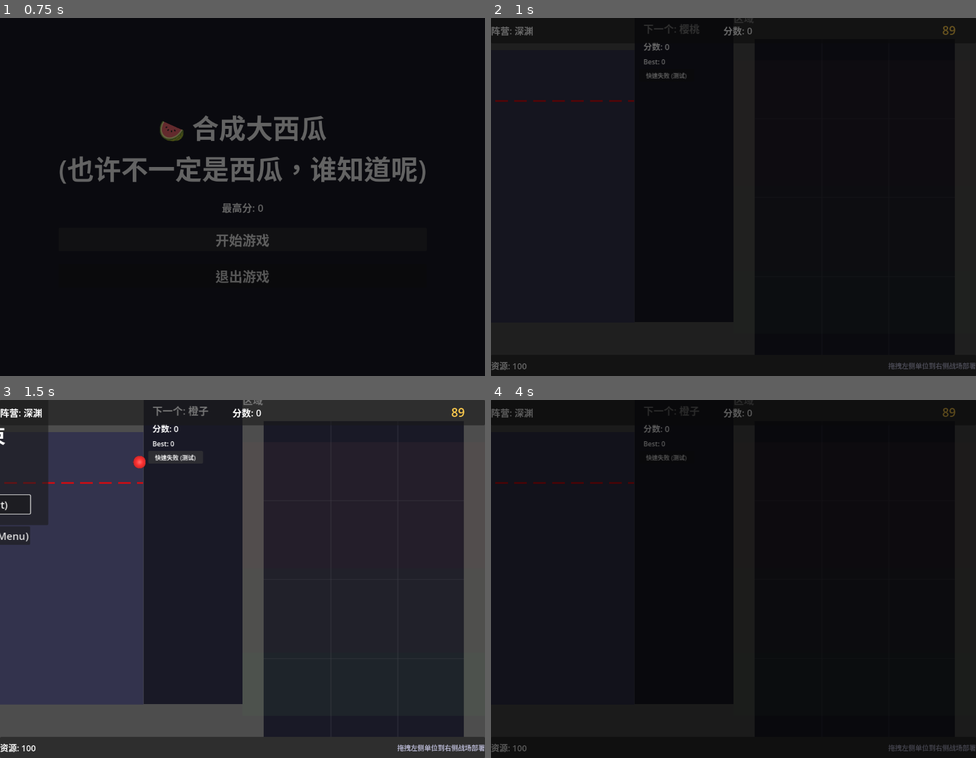
Above: before the commit, frames 1-4 (two rows, left to right).
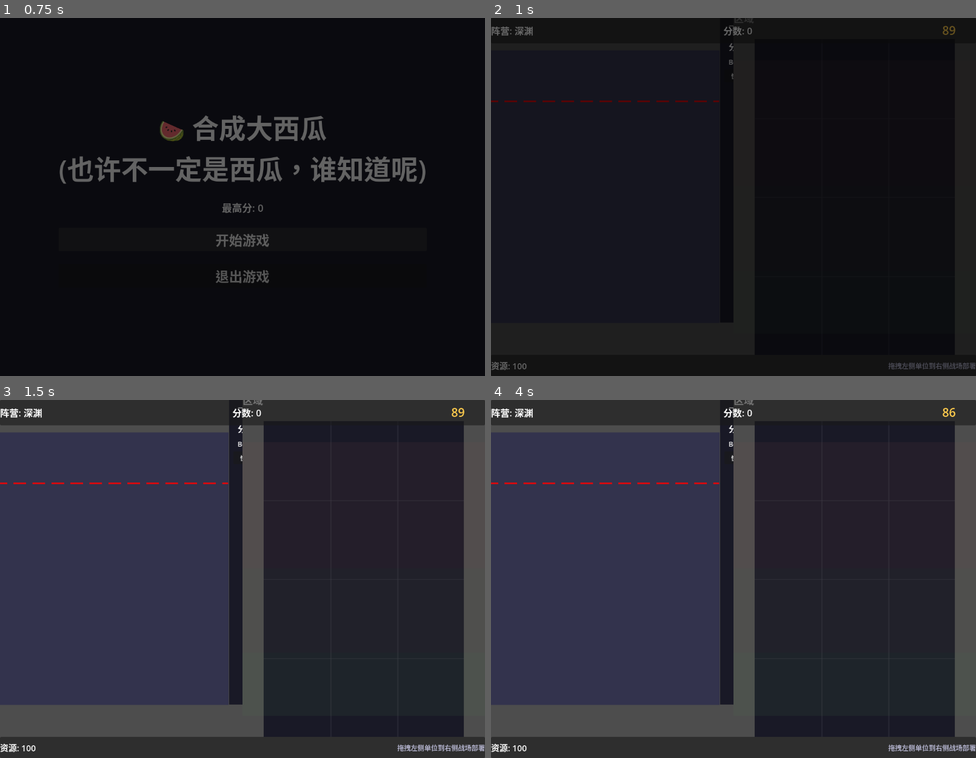
Above: after the commit, the same moments.

Repository: atom32/syn_melon
Game: Godot game, scene res://scenes/MainMenu.tscn
The game is run twice, just before and just after one commit, with the same random seed, the same clock (stepped at 60 frames per second) and the same inputs.
Inputs (mouse positions are in pixels of both pictures, inside the frame that each line leads up to):
- Up to frame 1 (0.75 s): click "开始游戏" at 0.5 s
- Up to frame 2 (1 s): no input
- Up to frame 3 (1.5 s): click "快速失败 (测试)" at 1.25 s
- Up to frame 4 (4 s): click "快速失败 (测试)" at 2 s; click "快速失败 (测试)" at 2.75 s; tap Enter at 3.5 s; move the mouse to (840, 561) at 3.52 s; tap R at 3.6 s; click (840, 561) at 3.67 s

Frame 1 is identical in both runs. In frame 2, 0.4% of the frame differs, in the area x 0-50%, y 1-24%; in frame 3, 17%; in frame 4, 99%, in the area x 0-100%, y 0-100%.

Commit message:
chore: update scene files and add UID files
- Add Godot-generated .uid files for autoload and scripts
- Update Main.tscn camera and UI positions for better layout
- Update BattleArea.tscn with unique_id attributes

Co-Authored-By: Claude Sonnet 4.6 <noreply@anthropic.com>

Diff:
--- a/scenes/BattleArea.tscn
+++ b/scenes/BattleArea.tscn
@@ -8,115 +8,105 @@
 [sub_resource type="RectangleShape2D" id="RectangleShape2D_hwall"]
 size = Vector2(523, 50)
 
-[node name="BattleArea" type="Node2D"]
+[node name="BattleArea" type="Node2D" unique_id=1097222553]
 script = ExtResource("1_battlearea")
 
-[node name="Camera2D" type="Camera2D" parent="."]
+[node name="Camera2D" type="Camera2D" parent="." unique_id=720740966]
 position = Vector2(287, 425)
-enabled = true
 
-[node name="LeftWall" type="StaticBody2D" parent="."]
+[node name="LeftWall" type="StaticBody2D" parent="." unique_id=685527518]
 position = Vector2(0, 425)
 collision_mask = 0
 
-[node name="CollisionShape2D" type="CollisionShape2D" parent="LeftWall"]
+[node name="CollisionShape2D" type="CollisionShape2D" parent="LeftWall" unique_id=250822249]
 position = Vector2(48, 0)
 shape = SubResource("RectangleShape2D_wall")
 
-[node name="RightWall" type="StaticBody2D" parent="."]
+[node name="RightWall" type="StaticBody2D" parent="." unique_id=2074726727]
 position = Vector2(575, 425)
 collision_mask = 0
 
-[node name="CollisionShape2D" type="CollisionShape2D" parent="RightWall"]
+[node name="CollisionShape2D" type="CollisionShape2D" parent="RightWall" unique_id=1890291840]
 position = Vector2(-499, 0)
 shape = SubResource("RectangleShape2D_wall")
 
-[node name="TopWall" type="StaticBody2D" parent="."]
+[node name="TopWall" type="StaticBody2D" parent="." unique_id=1669706944]
 position = Vector2(287, 50)
 collision_mask = 0
 
-[node name="CollisionShape2D" type="CollisionShape2D" parent="TopWall"]
+[node name="CollisionShape2D" type="CollisionShape2D" parent="TopWall" unique_id=1795802723]
 position = Vector2(-240, 0)
 shape = SubResource("RectangleShape2D_hwall")
 
-[node name="BottomWall" type="StaticBody2D" parent="."]
+[node name="BottomWall" type="StaticBody2D" parent="." unique_id=1651349456]
 position = Vector2(287, 800)
 collision_mask = 0
 
-[node name="CollisionShape2D" type="CollisionShape2D" parent="BottomWall"]
+[node name="CollisionShape2D" type="CollisionShape2D" parent="BottomWall" unique_id=1328808088]
 position = Vector2(-240, 0)
 shape = SubResource("RectangleShape2D_hwall")
 
-[node name="Background" type="ColorRect" parent="."]
+[node name="Background" type="ColorRect" parent="." unique_id=1243749571]
 offset_left = 50.0
 offset_top = 50.0
 offset_right = 525.0
 offset_bottom = 800.0
 color = Color(0.1, 0.1, 0.15, 1)
 
-[node name="GridLines" type="Node2D" parent="."]
+[node name="GridLines" type="Node2D" parent="." unique_id=563851550]
 position = Vector2(50, 50)
 
-[node name="HLine1" type="ColorRect" parent="GridLines"]
-offset_left = 0.0
+[node name="HLine1" type="ColorRect" parent="GridLines" unique_id=2016518505]
 offset_top = 187.5
 offset_right = 475.0
 offset_bottom = 190.0
 color = Color(0.2, 0.2, 0.25, 0.5)
 
-[node name="HLine2" type="ColorRect" parent="GridLines"]
-offset_left = 0.0
+[node name="HLine2" type="ColorRect" parent="GridLines" unique_id=672947462]
 offset_top = 375.0
 offset_right = 475.0
 offset_bottom = 377.5
 color = Color(0.2, 0.2, 0.25, 0.5)
 
-[node name="HLine3" type="ColorRect" parent="GridLines"]
-offset_left = 0.0
+[node name="HLine3" type="ColorRect" parent="GridLines" unique_id=406855848]
 offset_top = 562.5
 offset_right = 475.0
 offset_bottom = 565.0
 color = Color(0.2, 0.2, 0.25, 0.5)
 
-[node name="VLine1" type="ColorRect" parent="GridLines"]
+[node name="VLine1" type="ColorRect" parent="GridLines" unique_id=88572692]
 offset_left = 158.3
-offset_top = 0.0
 offset_right = 161.3
 offset_bottom = 750.0
 color = Color(0.2, 0.2, 0.25, 0.5)
 
-[node name="VLine2" type="ColorRect" parent="GridLines"]
+[node name="VLine2" type="ColorRect" parent="GridLines" unique_id=34825968]
 offset_left = 316.6
-offset_top = 0.0
 offset_right = 319.6
 offset_bottom = 750.0
 color = Color(0.2, 0.2, 0.25, 0.5)
 
-[node name="DeployZones" type="Node2D" parent="."]
+[node name="DeployZones" type="Node2D" parent="." unique_id=931554299]
 
-[node name="FrontLine" type="ColorRect" parent="DeployZones"]
-offset_left = 0.0
+[node name="FrontLine" type="ColorRect" parent="DeployZones" unique_id=1725835374]
 offset_top = 600.0
 offset_right = 575.0
 offset_bottom = 750.0
 color = Color(0.3, 0.5, 0.3, 0.1)
 
-[node name="MidLine" type="ColorRect" parent="DeployZones"]
-offset_left = 0.0
+[node name="MidLine" type="ColorRect" parent="DeployZones" unique_id=312216691]
 offset_top = 400.0
 offset_right = 575.0
 offset_bottom = 600.0
 color = Color(0.4, 0.4, 0.3, 0.1)
 
-[node name="BackLine" type="ColorRect" parent="DeployZones"]
-offset_left = 0.0
+[node name="BackLine" type="ColorRect" parent="DeployZones" unique_id=1301026708]
 offset_top = 100.0
 offset_right = 575.0
 offset_bottom = 400.0
 color = Color(0.5, 0.3, 0.3, 0.1)
 
-[node name="HintLabel" type="Label" parent="."]
-position = Vector2(287, 425)
+[node name="HintLabel" type="Label" parent="." unique_id=290935476]
 offset_left = -200.0
 offset_top = -25.0
 offset_right = 200.0
--- a/scenes/Main.tscn
+++ b/scenes/Main.tscn
@@ -26,12 +26,12 @@
 one_shot = true
 
 [node name="Camera2D" type="Camera2D" parent="." unique_id=1987654321]
-position = Vector2(573, 428)
+position = Vector2(305, 427)
 script = ExtResource("id_cameramgr")
 
 [node name="UIBackground" type="ColorRect" parent="." unique_id=2066795314]
-offset_left = 627.0
-offset_right = 1149.0
+offset_left = 561.0
+offset_right = 1083.0
 offset_bottom = 725.0
 color = Color(0.1, 0.1, 0.15, 1)
 metadata/_edit_use_anchors_ = true
@@ -85,7 +85,7 @@
 metadata/_edit_use_anchors_ = true
 
 [node name="WarningLine" type="Area2D" parent="." unique_id=128082908]
-position = Vector2(574, 200)
+position = Vector2(508, 200)
 script = ExtResource("2_warning")
 
 [node name="CollisionShape2D" type="CollisionShape2D" parent="WarningLine" unique_id=1575481702]
@@ -93,7 +93,7 @@
 shape = SubResource("RectangleShape2D_warning")
 
 [node name="Ceiling" type="StaticBody2D" parent="." unique_id=1487805239]
-position = Vector2(575, 75)
+position = Vector2(509, 75)
 collision_mask = 0
 
 [node name="CollisionShape2D" type="CollisionShape2D" parent="Ceiling" unique_id=1303117551]
@@ -101,7 +101,7 @@
 shape = SubResource("RectangleShape2D_ceiling")
 
 [node name="LeftWall" type="StaticBody2D" parent="." unique_id=600135904]
-position = Vector2(0, 450)
+position = Vector2(-66, 450)
 collision_mask = 0
 
 [node name="CollisionShape2D" type="CollisionShape2D" parent="LeftWall" unique_id=1650827705]
@@ -109,7 +109,7 @@
 shape = SubResource("RectangleShape2D_wall")
 
 [node name="RightWall" type="StaticBody2D" parent="." unique_id=1829616924]
-position = Vector2(1150, 450)
+position = Vector2(1084, 450)
 collision_mask = 0
 
 [node name="CollisionShape2D" type="CollisionShape2D" parent="RightWall" unique_id=1092074336]
@@ -117,7 +117,7 @@
 shape = SubResource("RectangleShape2D_wall")
 
 [node name="BackGround" type="StaticBody2D" parent="." unique_id=198111269]
-position = Vector2(575, 750)
+position = Vector2(509, 750)
 collision_mask = 0
 
 [node name="ColorRect" type="ColorRect" parent="BackGround" unique_id=670147821]
@@ -134,9 +134,9 @@
 
 [node name="ComboDisplay" parent="." unique_id=568849209 instance=ExtResource("id_8k3mr")]
 anchors_preset = 5
-offset_left = 727.0
+offset_left = 661.0
 offset_top = 400.0
-offset_right = 1027.0
+offset_right = 961.0
 offset_bottom = 500.0
 grow_vertical = 1
 metadata/_edit_use_anchors_ = true
@@ -148,9 +148,9 @@
 anchor_top = 0.5
 anchor_right = 0.5
 anchor_bottom = 0.5
-offset_left = 677.0
+offset_left = 611.0
 offset_top = 250.0
-offset_right = 1077.0
+offset_right = 1011.0
 offset_bottom = 550.0
 grow_horizontal = 2
 grow_vertical = 2
Not shown, added: autoload/DataManager.gd.uid
Not shown: 1 places in scenes/BattleArea.tscn that only renumber resources
Not shown, added: scripts/BattleArea.gd.uid
Not shown, added: scripts/CrossScreenDragManager.gd.uid
Not shown, added: scripts/MainGame.gd.uid
Not shown, added: scripts/MergeArea.gd.uid
